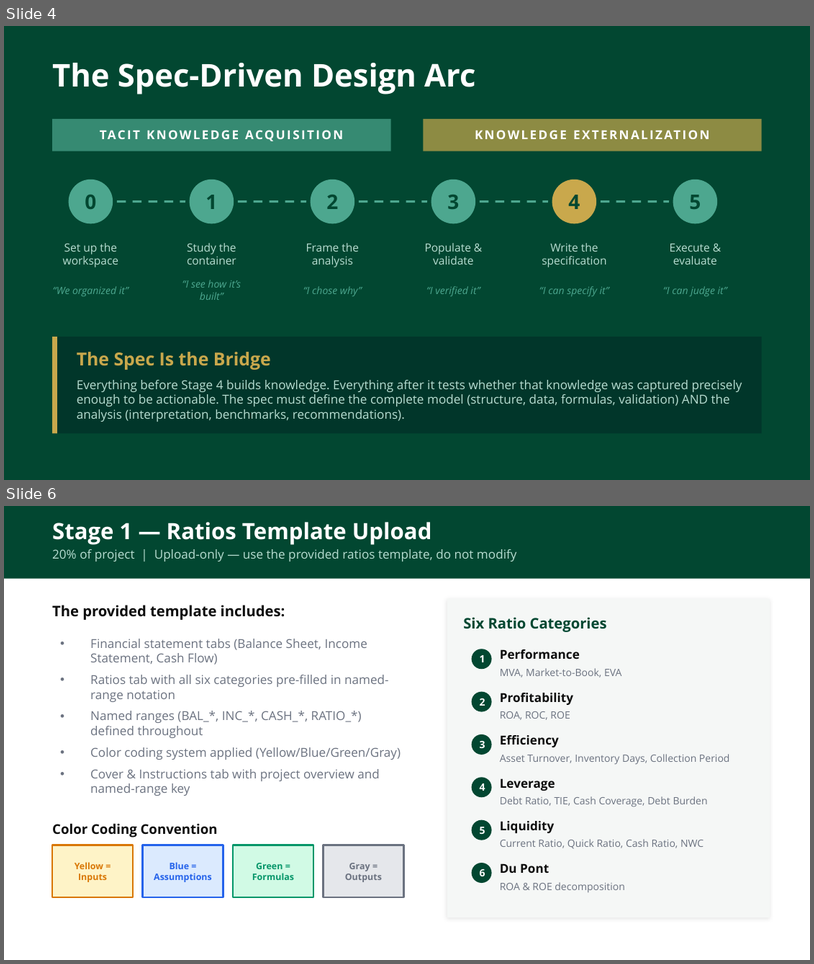
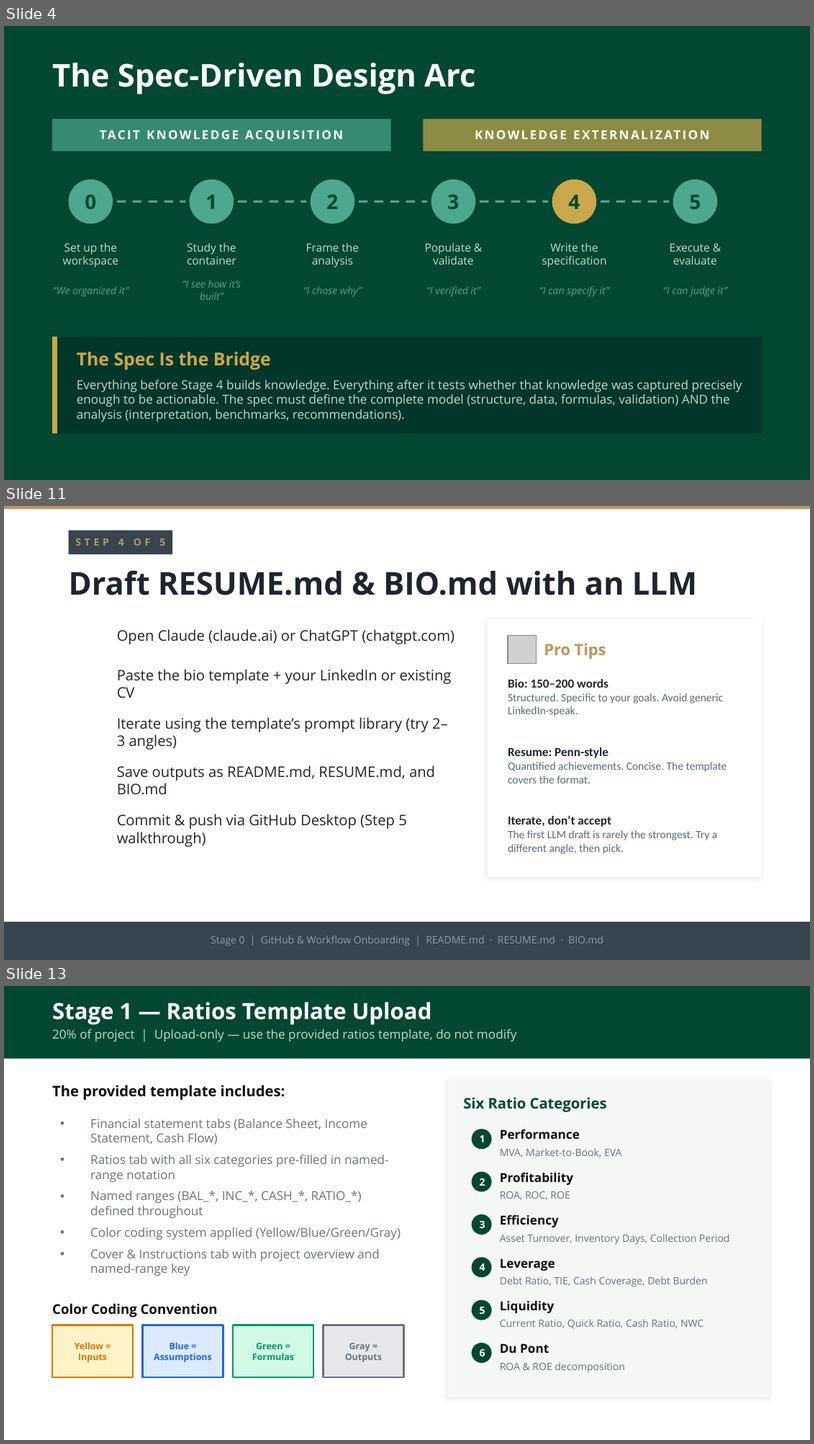
Before and after one commit to adamwstauffer/shidler, a slide deck: courses/BUS-629-VEMBA-International-Corporate-Finance/BUS629_AI_Ratios_Project.pptx. Shown one above the other, each under a label of ours: slides 4 and 6 before the commit, slides 4, 11 and 13 after it; the slides between them are not shown. The pictures are 814x964 and 814x1444 pixels, drawn with LibreOffice and Linux fonts; fonts in the diff are those of the drawing; grey boxes stand for pictures. Boxes give left, top, right and bottom in pixels: in the first picture for what was removed or moved away, otherwise in the second. Text is boxed around its words. In the diff, an @@ line names an element or a change of style, - is before the commit and + after.

```diff
--- a/courses/BUS-629-VEMBA-International-Corporate-Finance/BUS629_AI_Ratios_Project.pptx
+++ b/courses/BUS-629-VEMBA-International-Corporate-Finance/BUS629_AI_Ratios_Project.pptx
@@ slide 11 added at (x1=4, y1=506, x2=810, y2=960), background #FFFFFF @@
@@ rectangle added at (x1=4, y1=506, x2=810, y2=509), fill #B8975C @@
@@ rectangle added at (x1=69, y1=530, x2=172, y2=554), fill #36454F @@
@@ text added at (x1=75, y1=538, x2=165, y2=546), 9 pt, text #B8975C, bold @@
+STEP 4 OF 5
@@ text added at (x1=69, y1=570, x2=697, y2=595), 28 pt, text #1E2530, bold @@
+Draft RESUME.md & BIO.md with an LLM
@@ text added at (x1=117, y1=629, x2=455, y2=644), 13 pt, text #1E2530 @@
+Open Claude (claude.ai) or ChatGPT (chatgpt.com)
@@ rectangle added at (x1=488, y1=619, x2=762, y2=877), fill #FFFFFF @@
@@ picture added at (x1=508, y1=635, x2=536, y2=663) @@
@@ text added at (x1=544, y1=643, x2=607, y2=659), 14 pt, text #B8975C, bold @@
+Pro Tips
@@ text added at (x1=117, y1=669, x2=452, y2=698), 13 pt, text #1E2530 @@
+Paste the bio template + your LinkedIn or existing CV
@@ text added at (x1=508, y1=679, x2=728, y2=854), 10 pt, text #5A6B7A @@
+Bio: 150–200 words
+Structured. Specific to your goals. Avoid generic LinkedIn-speak.
+Resume: Penn-style
+Quantified achievements. Concise. The template covers the format.
+Iterate, don’t accept
+The first LLM draft is rarely the strongest. Try a different angle, then pick.
@@ text added at (x1=117, y1=717, x2=448, y2=749), 13 pt, text #1E2530 @@
+Iterate using the template’s prompt library (try 2–3 angles)
@@ text added at (x1=117, y1=765, x2=435, y2=794), 13 pt, text #1E2530 @@
+Save outputs as README.md, RESUME.md, and BIO.md
@@ text added at (x1=117, y1=813, x2=407, y2=847), 13 pt, text #1E2530 @@
+Commit & push via GitHub Desktop (Step 5 walkthrough)
@@ rectangle added at (x1=4, y1=921, x2=810, y2=959), fill #36454F @@
@@ text added at (x1=211, y1=935, x2=604, y2=945), 9 pt, text #8A9BAD @@
+Stage 0 | GitHub & Workflow Onboarding | README.md · RESUME.md · BIO.md
@@ what was slide 6 is now slide 13 @@
```
Also in this commit, not shown: 2 slides changed, 6 other slides added, 1 other file.
